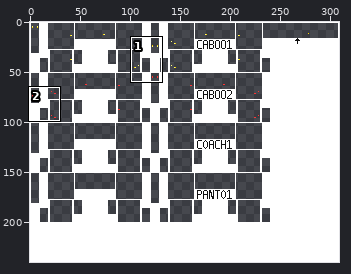
Pixel-art file: src/trains/e4_series/gfx/e4_series.aseprite. The picture above shows the old version from afar; the outline marks the close-up.
Close-up. First the earlier version:
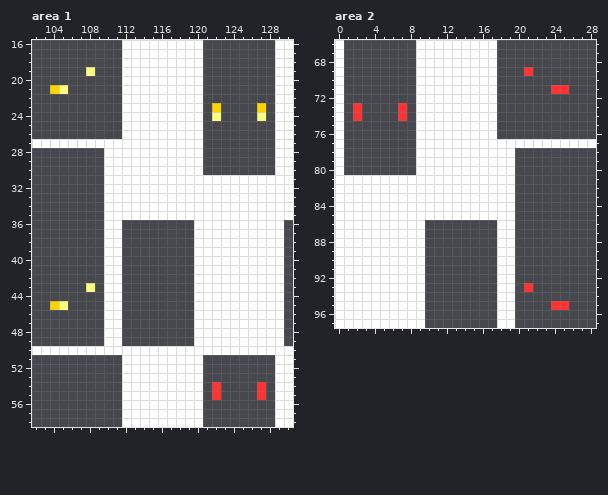
309x240 pixels, 1 frame. Shown: area 1: x 102..130, y 16..58; area 2: x 0..28, y 66..97. The commit also changed other parts of the picture, which this record leaves out.
New version:
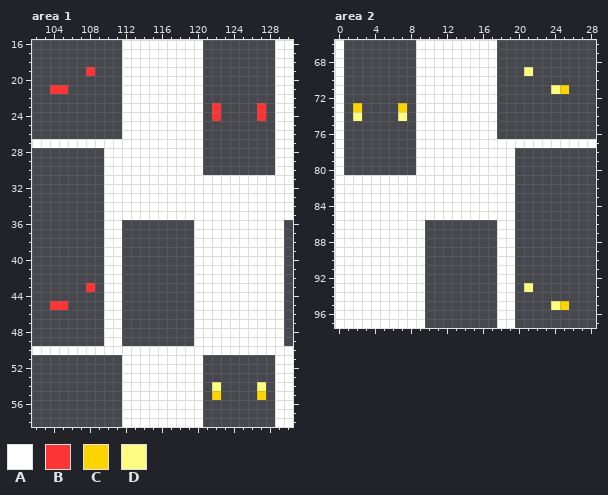
Palette (. is transparent): A #ffffff  B #fc3434  C #fcd400  D #fcfc80
Change:
layer "Group 1/backwards" now shown
layer "Group 1/forwards" now hidden
--- area 1
@@ x 102..130 @@
 18 ..........AAAAAAAAA........AA
-19 ......D...AAAAAAAAA........AA
+19 ......B...AAAAAAAAA........AA
 20 ..........AAAAAAAAA........AA
-21 ..CD......AAAAAAAAA........AA
+21 ..BB......AAAAAAAAA........AA
 22 ..........AAAAAAAAA........AA
-23 ..........AAAAAAAAA.C....C.AA
-24 ..........AAAAAAAAA.D....D.AA
+23 ..........AAAAAAAAA.B....B.AA
+24 ..........AAAAAAAAA.B....B.AA
 25 ..........AAAAAAAAA........AA
@@ x 102..110 @@
 42 ........A
-43 ......D.A
+43 ......B.A
 44 ........A
-45 ..CD....A
+45 ..BB....A
 46 ........A
@@ x 120..129 @@
 53 A........A
-54 A.B....B.A
-55 A.B....B.A
+54 A.D....D.A
+55 A.C....C.A
 56 A........A
--- area 2
@@ x 0..28 @@
 68 A........AAAAAAAAA...........
-69 A........AAAAAAAAA...B.......
+69 A........AAAAAAAAA...D.......
 70 A........AAAAAAAAA...........
-71 A........AAAAAAAAA......BB...
+71 A........AAAAAAAAA......DC...
 72 A........AAAAAAAAA...........
-73 A.B....B.AAAAAAAAA...........
-74 A.B....B.AAAAAAAAA...........
+73 A.C....C.AAAAAAAAA...........
+74 A.D....D.AAAAAAAAA...........
 75 A........AAAAAAAAA...........
@@ x 19..27 @@
 92 A........
-93 A.B......
+93 A.D......
 94 A........
-95 A....BB..
+95 A....DC..
 96 A........
